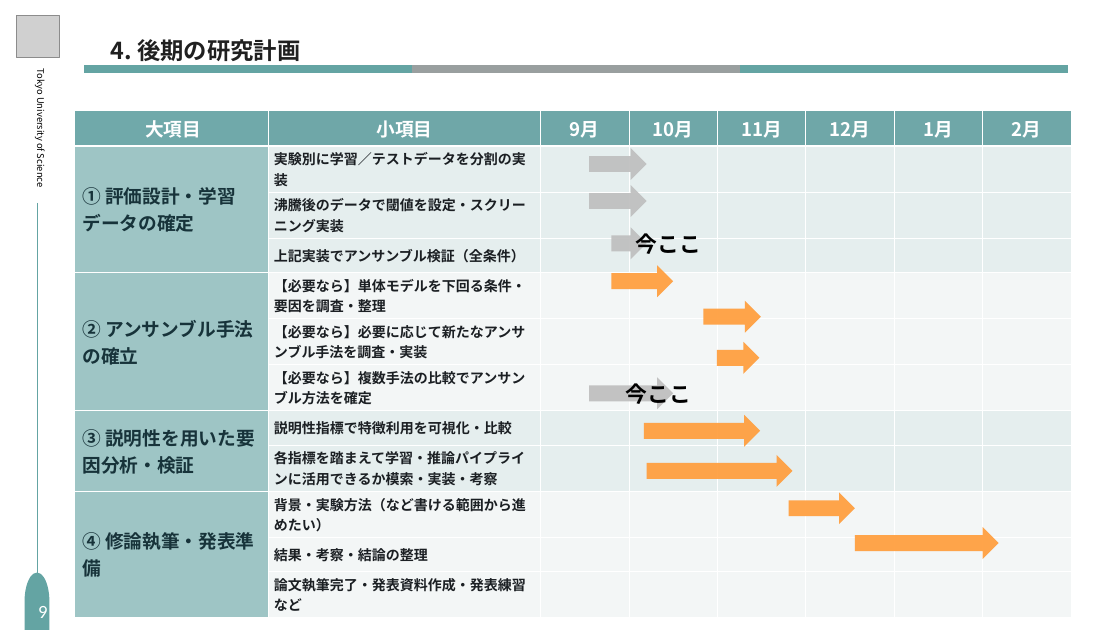
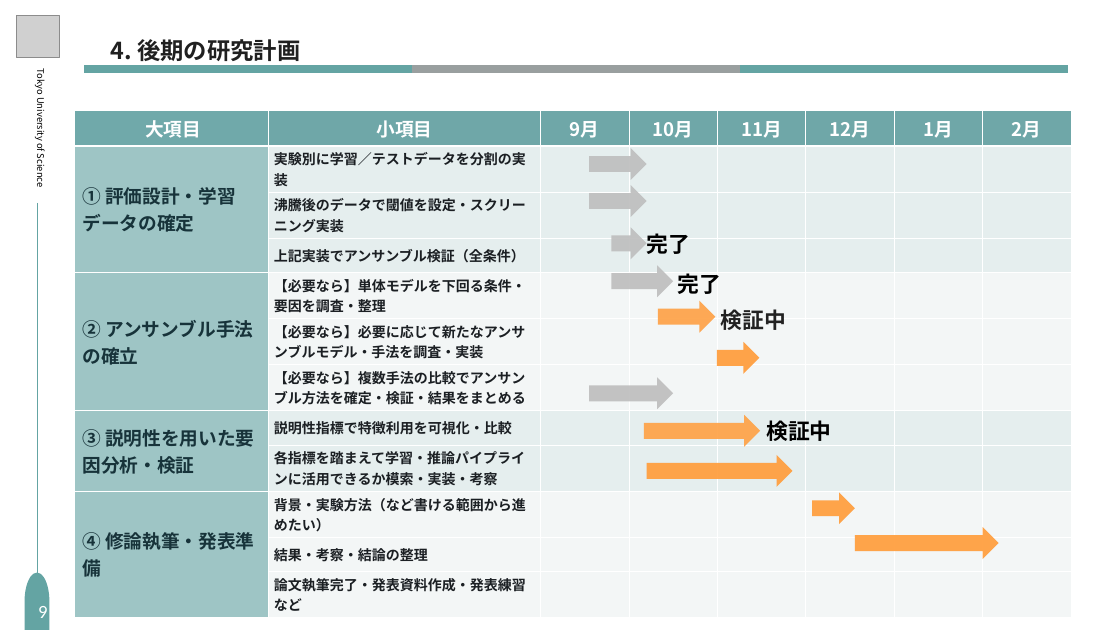
Before and after one commit to S-Riku-tus/university_research, a slide deck: slide 14 of 研究進捗報告/2026/1016（研究進捗報告）/研究進捗_1016_編集用_修正版.pptx. Drawn at 1120x630 pixels with LibreOffice and Linux fonts; fonts in the diff are those of the drawing; grey boxes stand for pictures. Boxes give left, top, right and bottom in pixels: in the first picture for what was removed or moved away, otherwise in the second. Text is boxed around its words. In the diff, an @@ line names an element or a change of style, - is before the commit and + after.

```diff
--- a/研究進捗報告/2026/1016（研究進捗報告）/研究進捗_1016_編集用_修正版.pptx
+++ b/研究進捗報告/2026/1016（研究進捗報告）/研究進捗_1016_編集用_修正版.pptx
@@ table at (74,111,1071,615) @@
-row 6, column 2: 【必要なら】必要に応じて新たなアンサンブル手法を調査・実装
+row 6, column 2: 【必要なら】必要に応じて新たなアンサンブルモデル・手法を調査・実装
-row 7, column 2: 【必要なら】複数手法の比較でアンサンブル方法を確定
+row 7, column 2: 【必要なら】複数手法の比較でアンサンブル方法を確定・検証・結果をまとめる
@@ text at (647,233,691,254): text changed @@
-今ここ
+完了
@@ right arrow at (612,265,674,297): fill #FF9E3D at 93% opacity to #BFBFBF at 93% opacity @@
@@ text added at (678,273,722,294), 28 pt, text #000000, bold @@
+完了
@@ right arrow: place and size @@
-right arrow at (703,301,761,333)
+right arrow at (658,301,716,333)
@@ right arrow at (658,301,716,333): fill #FF9E3D at 93% opacity to #FEA349 at 93% opacity @@
@@ text added at (721,309,786,330), 28 pt, text #222222, bold @@
+検証中
@@ text at (766,420,831,441): text changed @@
-今ここ
+検証中
@@ right arrow: place and size @@
-right arrow at (788,492,855,524)
+right arrow at (812,492,855,524)
```
Also in this commit, not shown: 11 other slides changed, 1 slide added, 1 slide removed.
